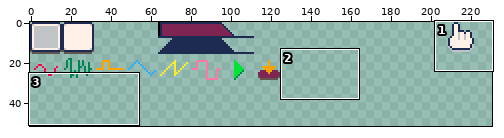
File history of a sprite sheet, tiny-cli/src/jvmMain/resources/sfx/sfx.png. Above: a wide view before the commit, with the close-up outlined.
Close-up. The starting point:
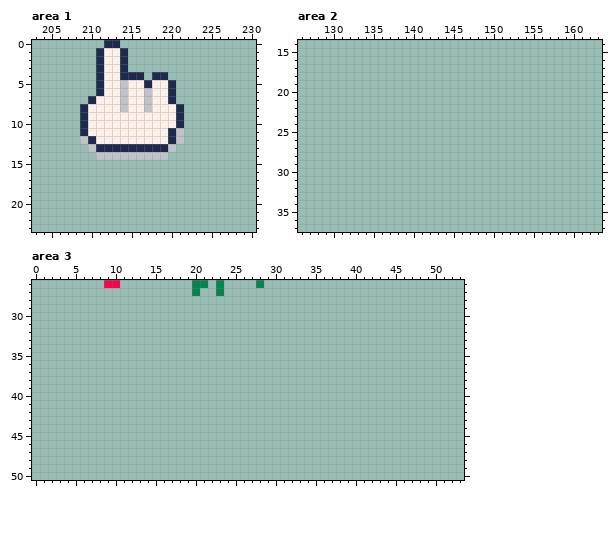
The file is 256x256 pixels. Shown: area 1: x 203..230, y 0..23; area 2: x 126..163, y 14..37; area 3: x 0..53, y 26..50. The wide view leaves out empty margins.
After the commit:
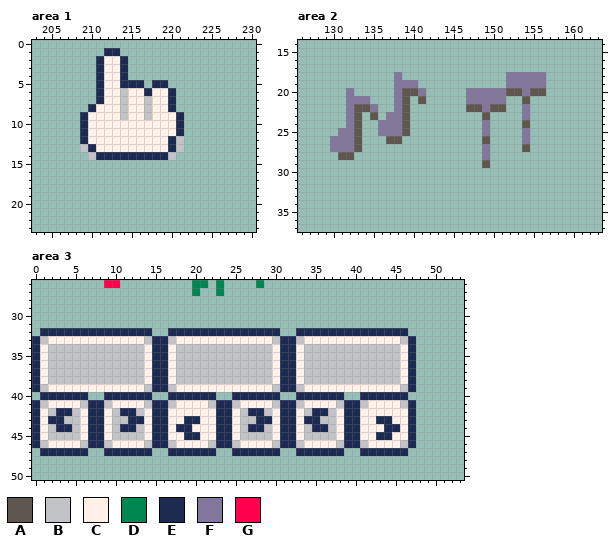
Palette (. is transparent): A #5f574f  B #c2c3c7  C #fff1e8  D #008751  E #1d2b53  F #83769c  G #ff004d
From old to new:
Area 1:
y 0: x 212..213 EE -> ..
y 1: x 211..214 ECCE -> .EE.
y 4: x 215..216 EE -> ..; x 218..219 EE -> ..
y 5: x 214..220 BCCECCE -> EEE.EE.
y 6: x 217 B -> E
y 7: x 210..211 EC -> .E
y 8: x 209..210 EC -> .E; x 220..221 CE -> E.
y 9: x 214 C -> B; x 217 C -> B
y 11: x 220..221 EB -> CE
y 12: x 209..210 BE -> EC
y 13: x 209..221 .BEEEEEEEEEB. -> BECCCCCCCCCEB
y 14: x 210..220 .BBBBBBBBB. -> BEEEEEEEEEB
Area 2:
y 18: x 138 . -> F; x 152..156 ..... -> FFFFF
y 19: x 138..140 ... -> FFF; x 152..156 ..... -> FFFFF
y 20: x 132 . -> F; x 138..141 .... -> FAAF; x 147..156 .......... -> FFFFFAAFAA
y 21: x 132..134 ... -> FFF; x 138..139 .. -> FA; x 141 . -> A; x 147..151 ..... -> FFFFF; x 154 . -> A
y 22: x 132..135 .... -> FAAF; x 138..139 .. -> FA; x 147..151 ..... -> AAFAA; x 154 . -> F
y 23: x 132..133 .. -> FA; x 135 . -> A; x 137..139 ... -> FFA; x 149 . -> A; x 154 . -> F
y 24: x 132..133 .. -> FA; x 136..139 .... -> FFFA; x 149 . -> F; x 154 . -> A
y 25: x 131..133 ... -> FFA; x 136..139 .... -> FFFA; x 149 . -> F; x 154 . -> F
y 26: x 130..133 .... -> FFFA; x 137..138 .. -> AA; x 149 . -> A; x 154 . -> F
y 27: x 130..133 .... -> FFFA; x 149 . -> F; x 154 . -> A
y 28: x 131..132 .. -> AA; x 149 . -> F
y 29: x 149 . -> A
Area 3:
y 32: x 1..14 .............. -> EEEEEEEEEEEEEE; x 17..30 .............. -> EEEEEEEEEEEEEE; x 33..46 .............. -> EEEEEEEEEEEEEE
y 33: x 0..47 ................................................ -> EBCCCCCCCCCCCCBEEBCCCCCCCCCCCCBEEBCCCCCCCCCCCCBE
y 34..38: x 0..47 ................................................ -> ECBBBBBBBBBBBBCEECBBBBBBBBBBBBCEECBBBBBBBBBBBBCE
y 39: x 0..47 ................................................ -> EBCCCCCCCCCCCCBEEBCCCCCCCCCCCCBEEBCCCCCCCCCCCCBE
y 40: x 1..6 ...... -> EEEEEE; x 9..14 ...... -> EEEEEE; x 17..22 ...... -> EEEEEE; x 25..30 ...... -> EEEEEE; x 33..38 ...... -> EEEEEE; x 41..46 ...... -> EEEEEE
y 41: x 0..47 ................................................ -> EBCCCCBEEBCCCCBEEBCCCCBEEBCCCCBEEBCCCCBEEBCCCCBE
y 42: x 0..47 ................................................ -> ECBEEBCEECBEEBCEECCCCCCEECBEEBCEECBEEBCEECCCCCCE
y 43: x 0..47 ................................................ -> ECEEBBCEECBBEECEECCEECCEECBBEECEECEEBBCEECCEECCE
y 44: x 0..47 ................................................ -> ECBEEBCEECBEEBCEECEECCCEECBEEBCEECBEEBCEECCCEECE
y 45: x 0..47 ................................................ -> ECBBBBCEECBBBBCEECCEECCEECBBBBCEECBBBBCEECCEECCE
y 46: x 0..47 ................................................ -> EBCCCCBEEBCCCCBEEBCCCCBEEBCCCCBEEBCCCCBEEBCCCCBE
y 47: x 1..6 ...... -> EEEEEE; x 9..14 ...... -> EEEEEE; x 17..22 ...... -> EEEEEE; x 25..30 ...... -> EEEEEE; x 33..38 ...... -> EEEEEE; x 41..46 ...... -> EEEEEE
